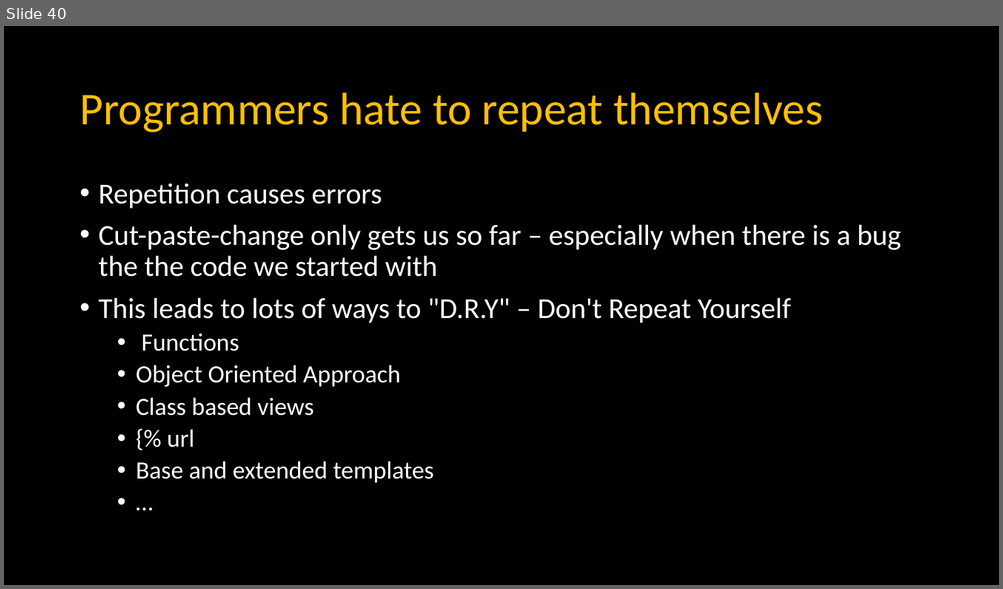
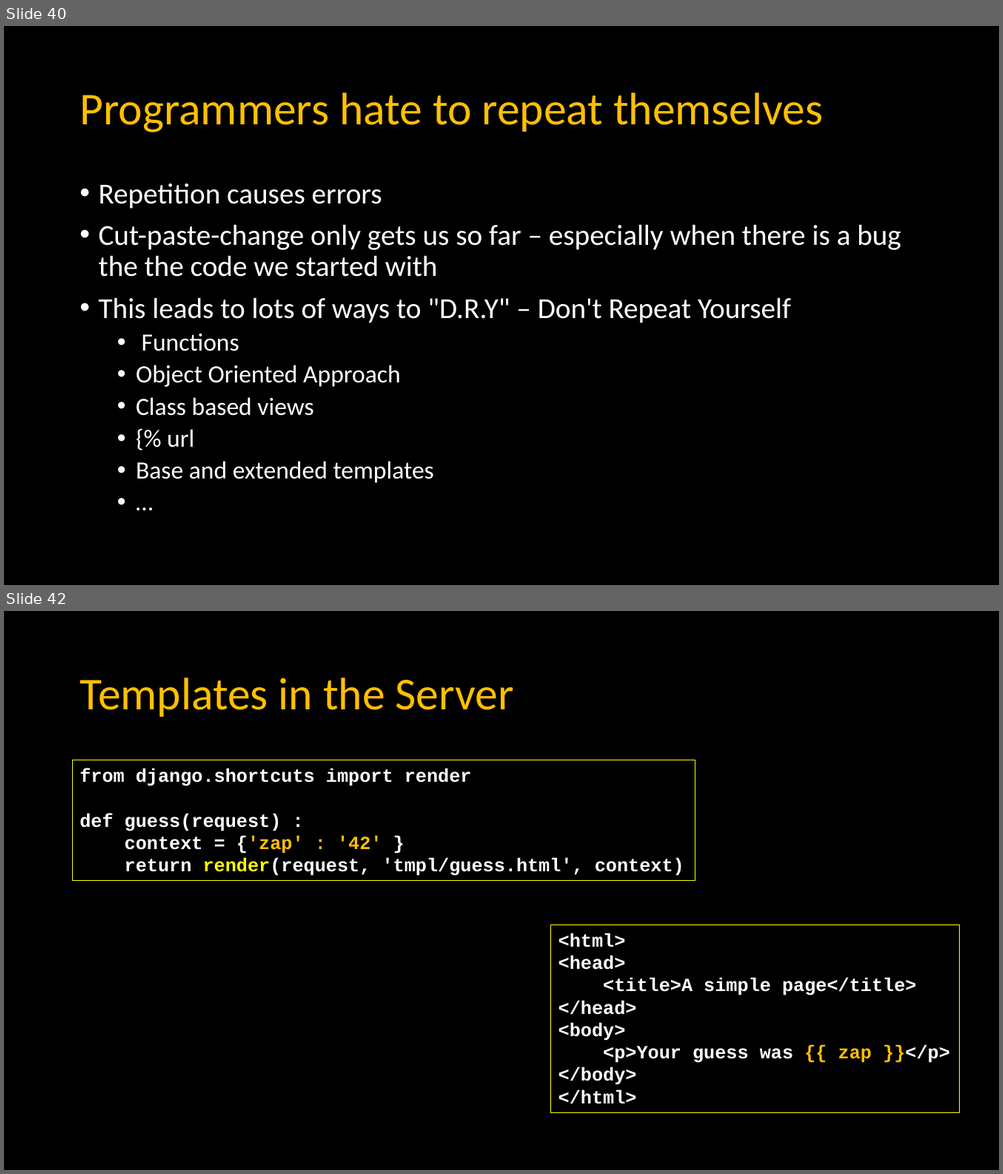
Before and after one commit to csev/dj4e, a slide deck: lectures/JS-03-Browser.pptx. Shown one above the other, each under a label of ours: slide 40 before the commit, slides 40 and 42 after it; the slides between them are not shown. The pictures are 1003x589 and 1003x1174 pixels, drawn with LibreOffice and Linux fonts; fonts in the diff are those of the drawing. Boxes give left, top, right and bottom in pixels: in the first picture for what was removed or moved away, otherwise in the second. Text is boxed around its words. In the diff, an @@ line names an element or a change of style, - is before the commit and + after.

```diff
--- a/lectures/JS-03-Browser.pptx
+++ b/lectures/JS-03-Browser.pptx
@@ slide 42 added at bbox=[4, 611, 999, 1170], background #000000 @@
@@ title added at bbox=[79, 678, 514, 717], 44 pt, text #FFC000 @@
+Templates in the Server
@@ rectangle added at bbox=[73, 760, 695, 881], outline #FFFF00 0.75 pt, 18 pt, text #FFFFFF, bold @@
+from django.shortcuts import render
+def guess(request) :
+context = {'zap' : '42' }
+return render(request, 'tmpl/guess.html', context)
@@ rectangle added at bbox=[551, 925, 960, 1113], outline #FFFF00 0.75 pt, 18 pt, text #FFFFFF, bold @@
+<html>
+<head>
+<title>A simple page</title>
+</head>
+<body>
+<p>Your guess was {{ zap }}</p>
+</body>
+</html>
```
Also in this commit, not shown: 1 slide changed, 6 other slides added, 1 slide removed, 3 other files.
